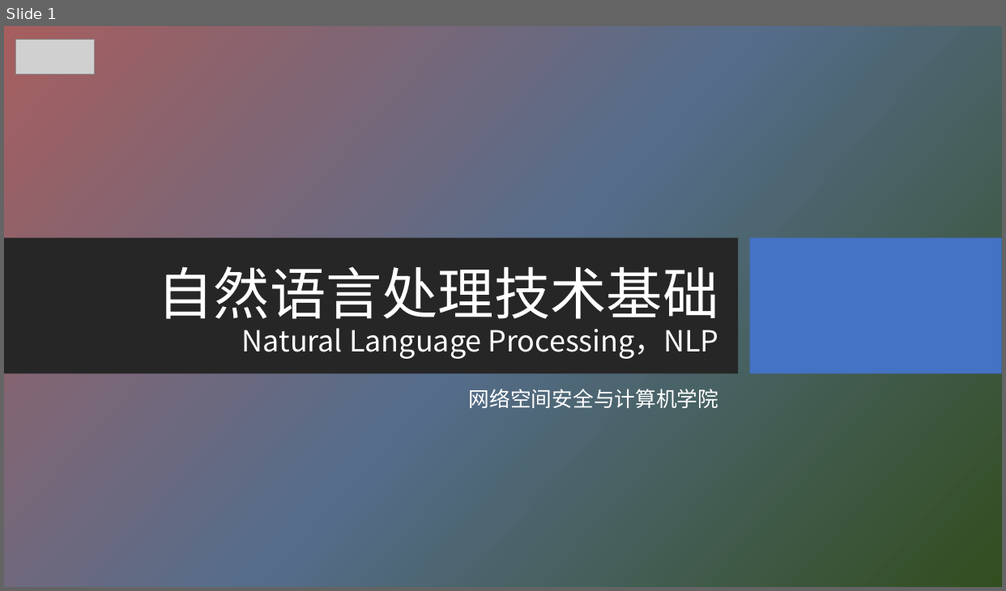
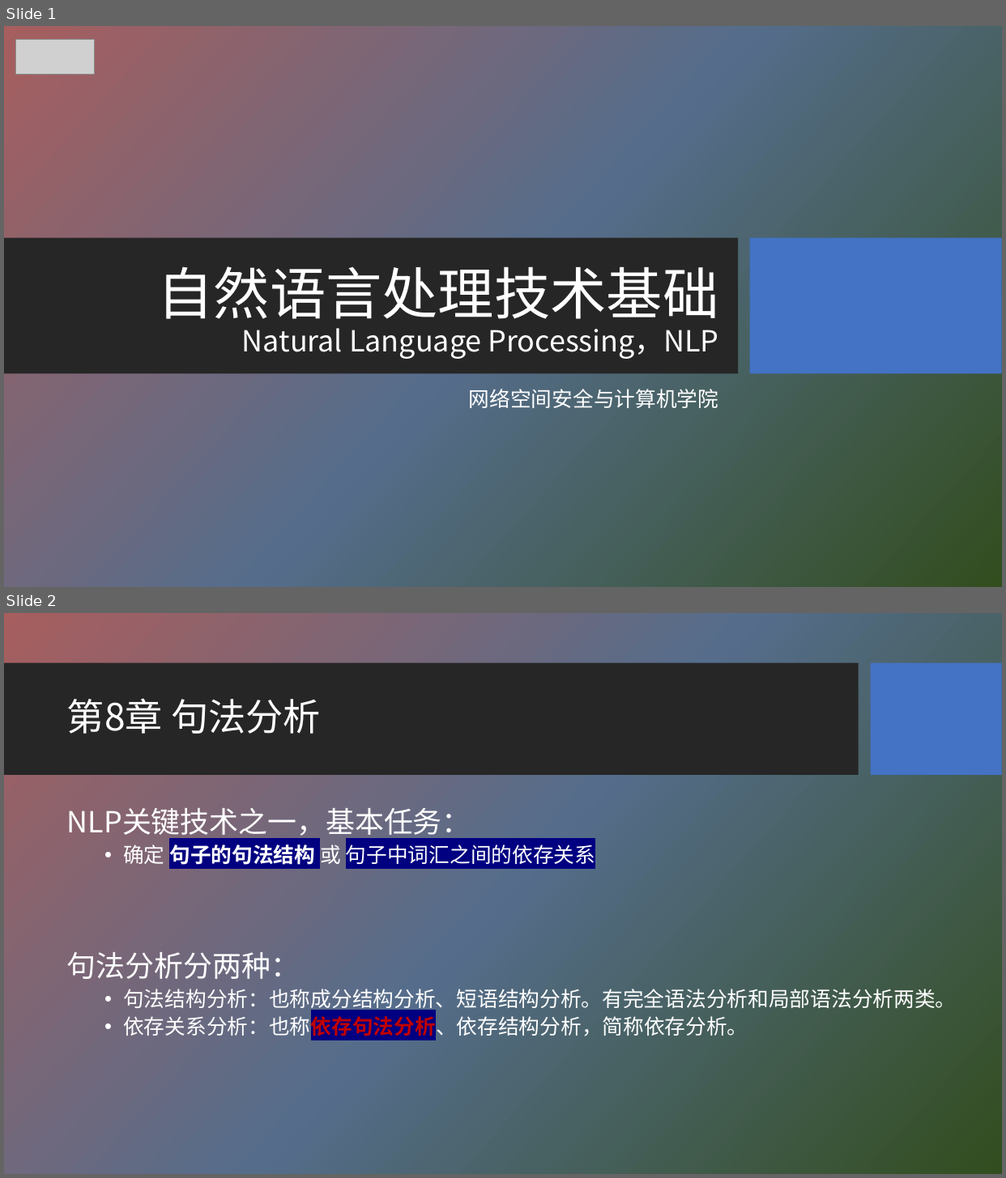
Before and after one commit to HBU/NLP_PPT, a slide deck: PPT-2020/ch08 句法分析.pptx. Shown one above the other, each under a label of ours: slide 1 before the commit, slides 1 and 2 after it. The pictures are 1006x591 and 1006x1178 pixels, drawn with LibreOffice and Linux fonts; fonts in the diff are those of the drawing; grey boxes stand for pictures; background and template pictures are left out. Boxes give left, top, right and bottom in pixels: in the first picture for what was removed or moved away, otherwise in the second. Text is boxed around its words. In the diff, an @@ line names an element or a change of style, - is before the commit and + after.

```diff
--- a/PPT-2020/ch08 句法分析.pptx
+++ b/PPT-2020/ch08 句法分析.pptx
@@ slide 2 added at box(4, 613, 1002, 1174), background picture (left out) @@
@@ rectangle added at box(4, 663, 859, 776), fill #262626 @@
@@ rectangle added at box(871, 663, 1002, 776), fill #4472C4 @@
@@ title added at box(67, 698, 321, 734), 36 pt, text #FFFFFF @@
+第8章 句法分析
@@ text added at box(67, 808, 956, 1039), 20 pt, text #FFFFFF @@
+NLP关键技术之一，基本任务：
+  • 确定 句子的句法结构 或 句子中词汇之间的依存关系
+句法分析分两种：
+  • 句法结构分析：也称成分结构分析、短语结构分析。有完全语法分析和局部语法分析两类。
+  • 依存关系分析：也称依存句法分析、依存结构分析，简称依存分析。
```
Also in this commit, not shown: 2 slides changed, 9 other slides added, 5 slides removed, 1 other file.
